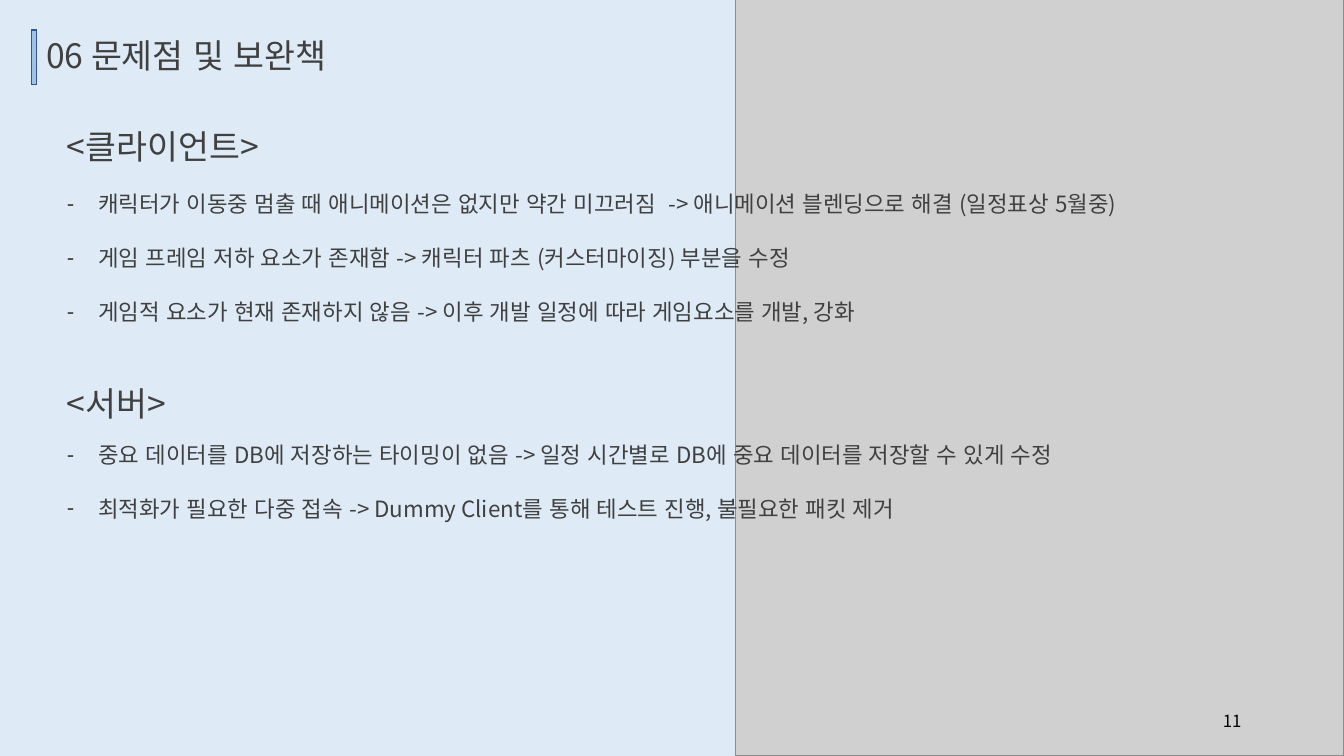
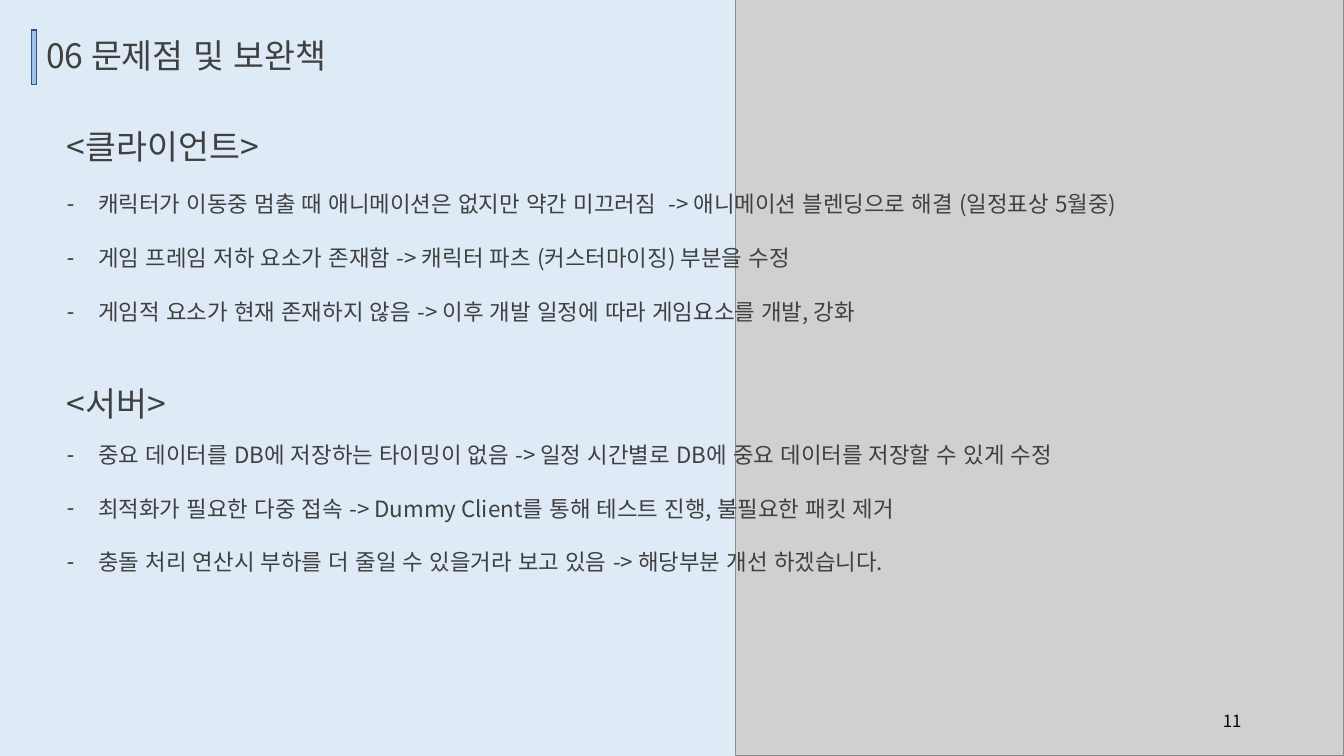
Before and after one commit to TUKoreaEscape/Graduation_Project, a slide deck: slide 11 of Graduation_Document/중간발표.pptx. Drawn at 1344x756 pixels with LibreOffice and Linux fonts; fonts in the diff are those of the drawing; grey boxes stand for pictures. Boxes give left, top, right and bottom in pixels: in the first picture for what was removed or moved away, otherwise in the second. Text is boxed around its words. In the diff, an @@ line names an element or a change of style, - is before the commit and + after.

```diff
--- a/Graduation_Document/중간발표.pptx
+++ b/Graduation_Document/중간발표.pptx
@@ text at (98,548,883,576): paragraph added @@
+– 충돌 처리 연산시 부하를 더 줄일 수 있을거라 보고 있음 -> 해당부분 개선 하겠습니다.
```
Also in this commit, not shown: 1 other slide changed.
